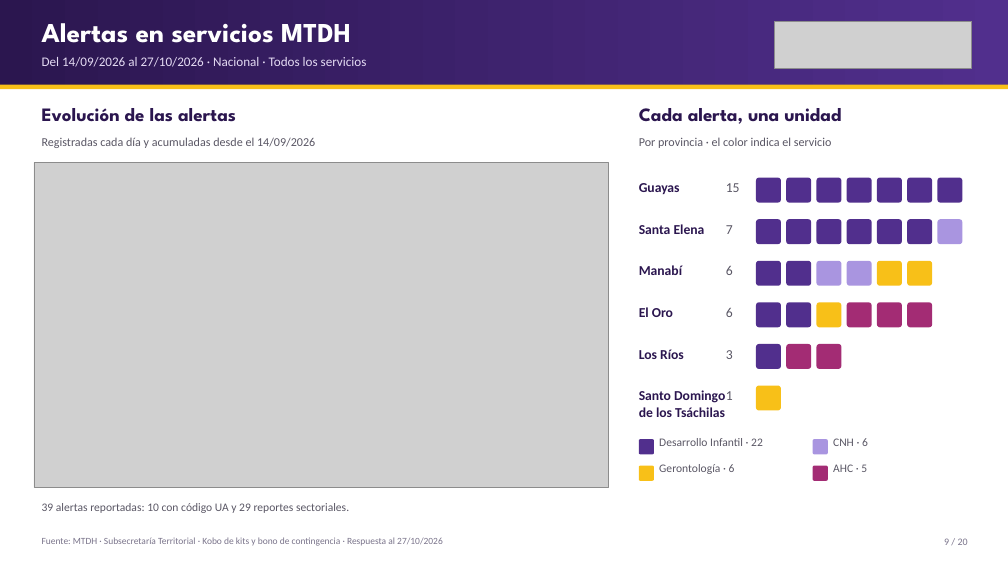
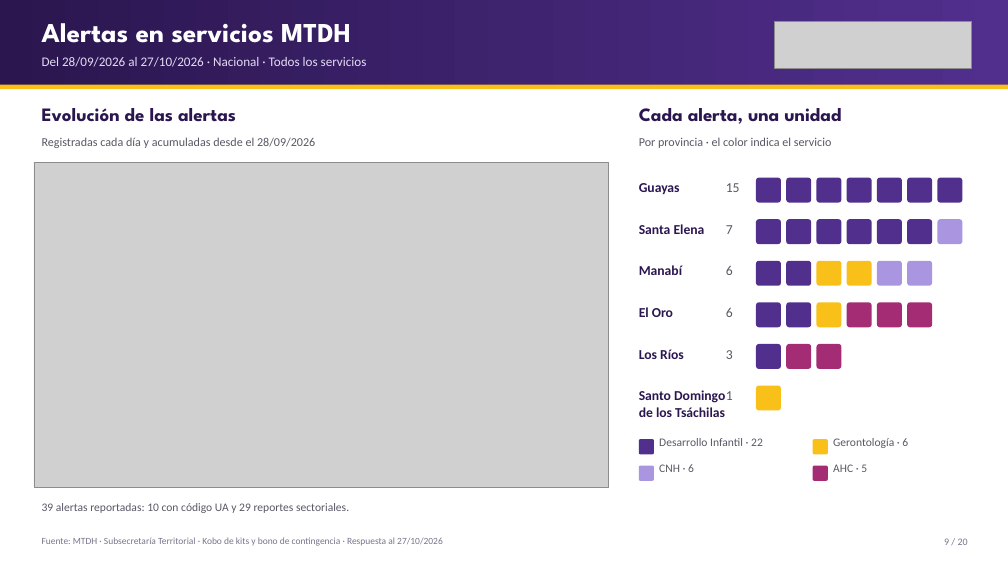
Before and after one commit to JuanAmbuludi/Sistema-Reporte-MTDH, a slide deck: slide 9 of docs/reportes/Seguimiento_ENOS_2026-10-26.pptx. Drawn at 1008x567 pixels with LibreOffice and Linux fonts; fonts in the diff are those of the drawing; grey boxes stand for pictures. Boxes give left, top, right and bottom in pixels: in the first picture for what was removed or moved away, otherwise in the second. Text is boxed around its words. In the diff, an @@ line names an element or a change of style, - is before the commit and + after.

Commit message:
Aplicar el período de Riesgos desde el 28 de septiembre a dashboard y exportables

```diff
--- a/docs/reportes/Seguimiento_ENOS_2026-10-26.pptx
+++ b/docs/reportes/Seguimiento_ENOS_2026-10-26.pptx
@@ text at box(42, 57, 367, 67): text changed @@
-Del 14/09/2026 al 27/10/2026 · Nacional · Todos los servicios
+Del 28/09/2026 al 27/10/2026 · Nacional · Todos los servicios
@@ text at box(42, 137, 315, 148): text changed @@
-Registradas cada día y acumuladas desde el 14/09/2026
+Registradas cada día y acumuladas desde el 28/09/2026
@@ fill #A995E0 to #F8C018 in 3 elements at box(817, 261, 842, 286), box(847, 261, 872, 286), box(813, 439, 828, 454) @@
@@ text at box(833, 438, 908, 448): text changed @@
-CNH · 6
+Gerontología · 6
@@ fill #F8C018 to #A995E0 in 3 elements at box(877, 261, 902, 286), box(907, 261, 932, 286), box(639, 466, 654, 481) @@
@@ text at box(659, 464, 694, 472): text changed @@
-Gerontología · 6
+CNH · 6
```
Also in this commit, not shown: 19 other slides changed, 14 other files.
